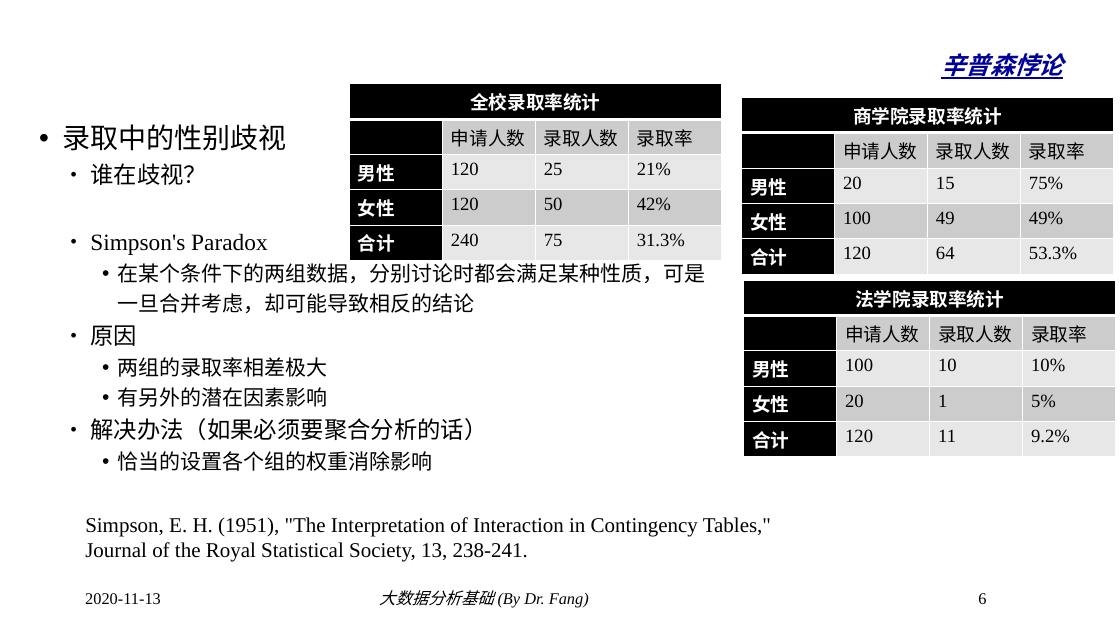
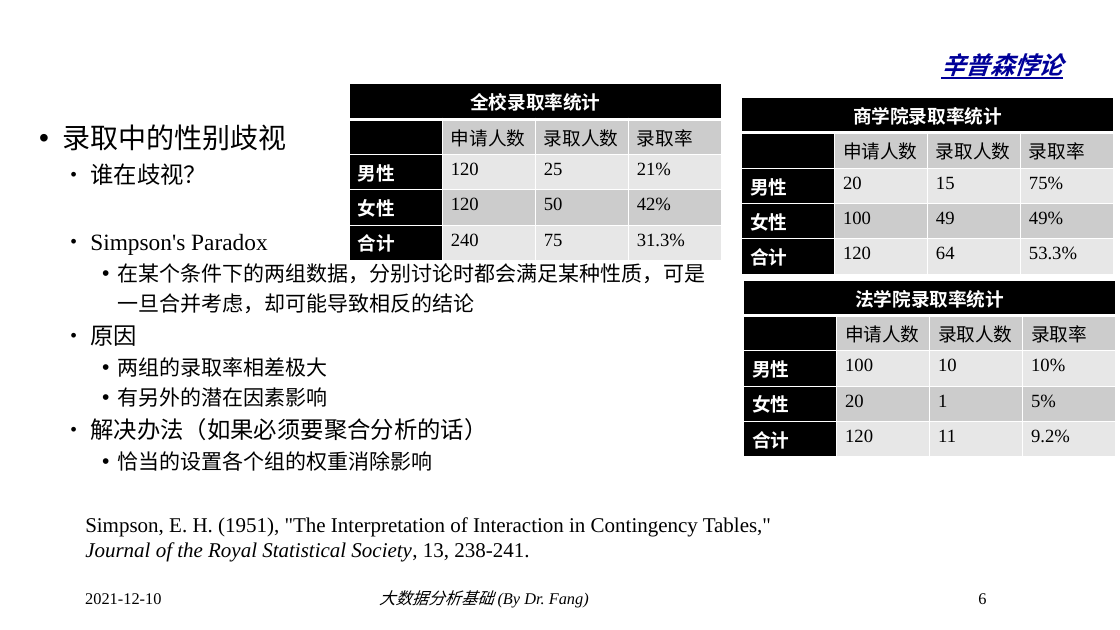
Before and after one commit to dr-fang/BDA, a slide deck: slide 6 of slides/6_Statistics_brief.pptx. Drawn at 1120x630 pixels with LibreOffice and Linux fonts; fonts in the diff are those of the drawing; background and template pictures are left out. Boxes give left, top, right and bottom in pixels: in the first picture for what was removed or moved away, otherwise in the second. Text is boxed around its words. In the diff, an @@ line names an element or a change of style, - is before the commit and + after.

```diff
--- a/slides/6_Statistics_brief.pptx
+++ b/slides/6_Statistics_brief.pptx
@@ text "Simpson, E. H. (1951), "The ..." at (x1=85, y1=517, x2=771, y2=562): italic on in "Journal of the Royal Statistical Society," @@
@@ text at (x1=85, y1=593, x2=161, y2=604): text changed @@
-2020-11-13
+2021-12-10
```
Also in this commit, not shown: 5 other slides changed.
